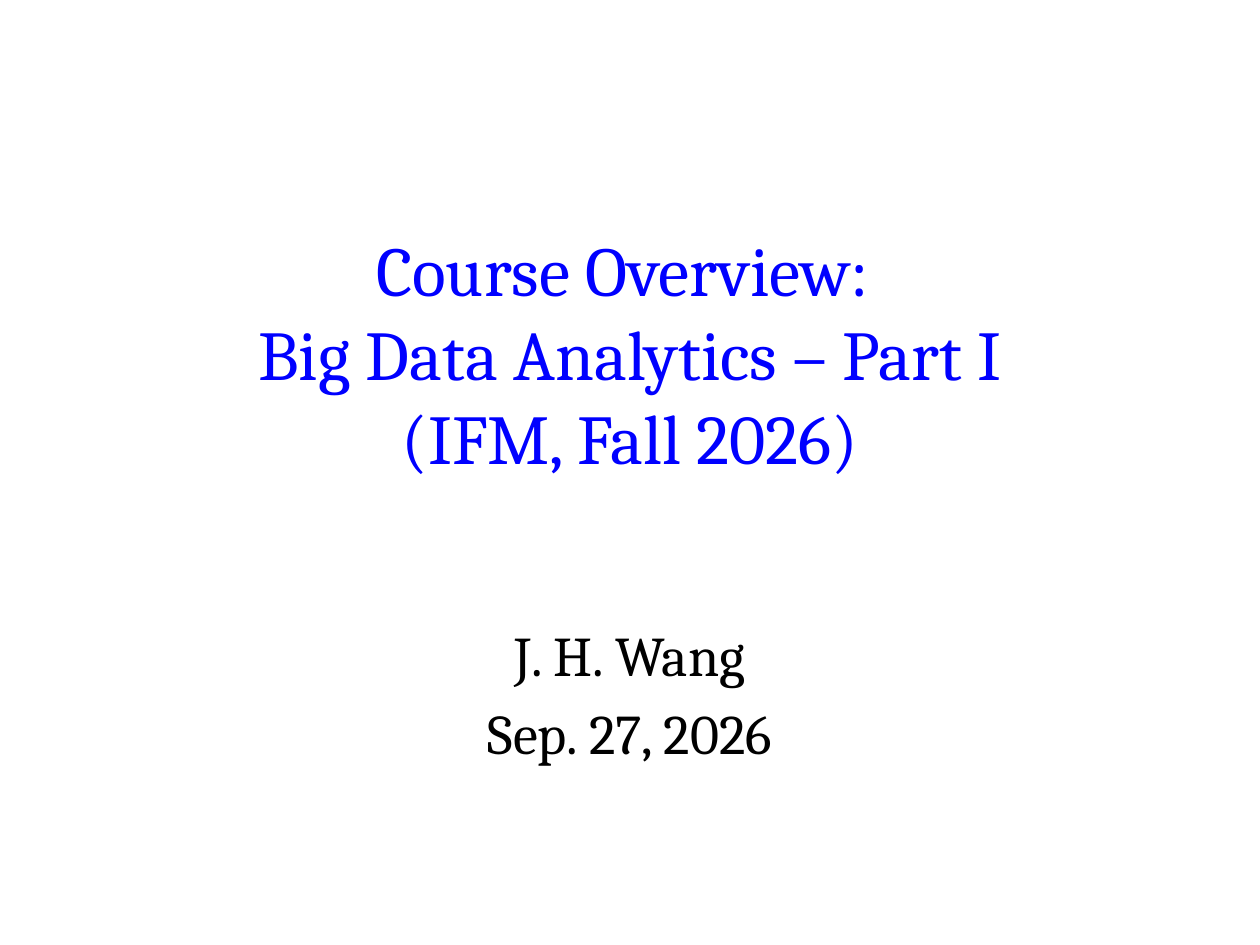
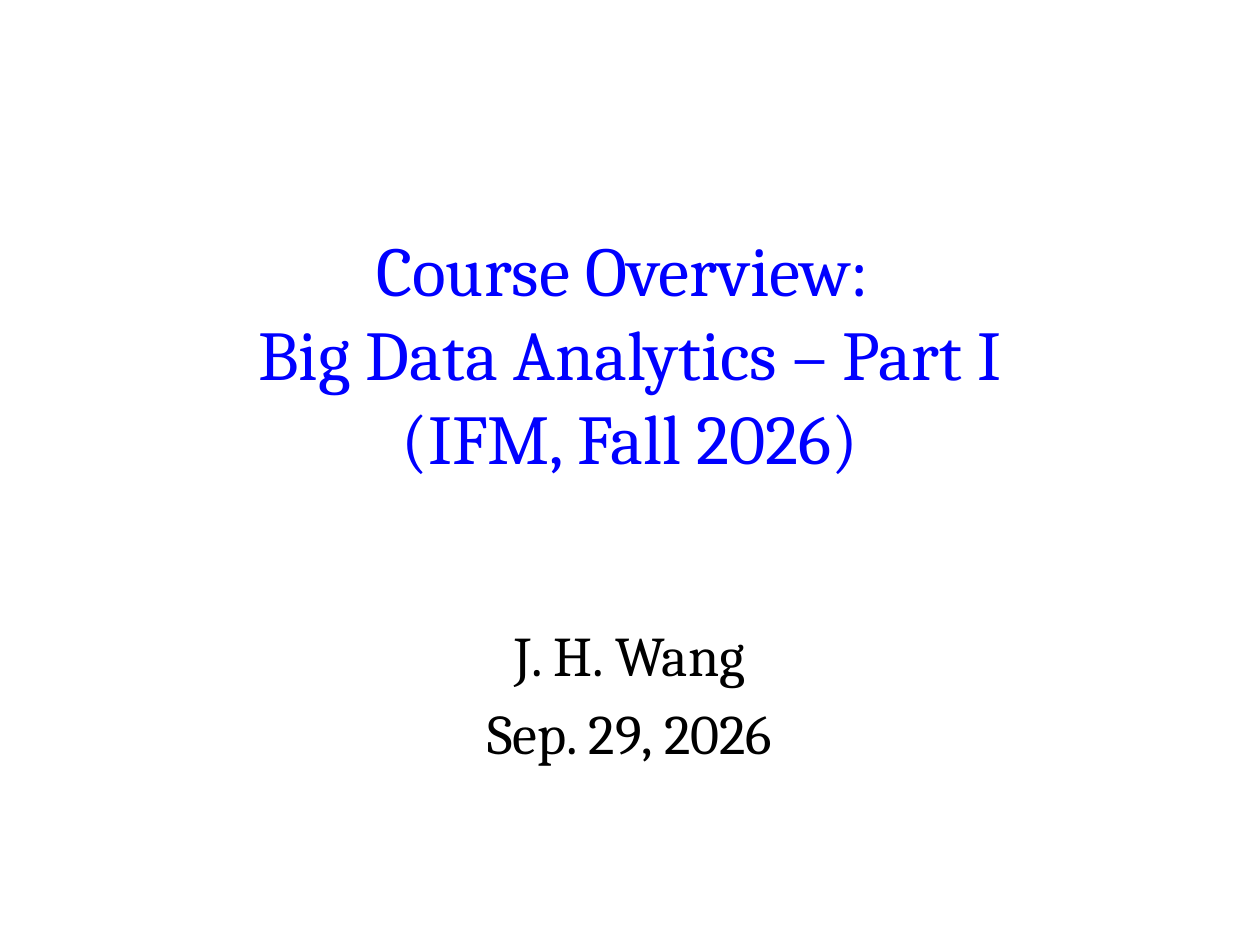
Before and after one commit to chriswjh/chriswjh.github.io, a slide deck: slide 1 of BDA_IFM/00-overview.pptx. Drawn at 1260x945 pixels with LibreOffice and Linux fonts; fonts in the diff are those of the drawing. Boxes give left, top, right and bottom in pixels: in the first picture for what was removed or moved away, otherwise in the second. Text is boxed around its words. In the diff, an @@ line names an element or a change of style, - is before the commit and + after.

```diff
--- a/BDA_IFM/00-overview.pptx
+++ b/BDA_IFM/00-overview.pptx
@@ subtitle at bbox=[487, 716, 772, 766]: text changed @@
-Sep. 27, 2026
+Sep. 29, 2026
```
Also in this commit, not shown: 1 other slide changed.
